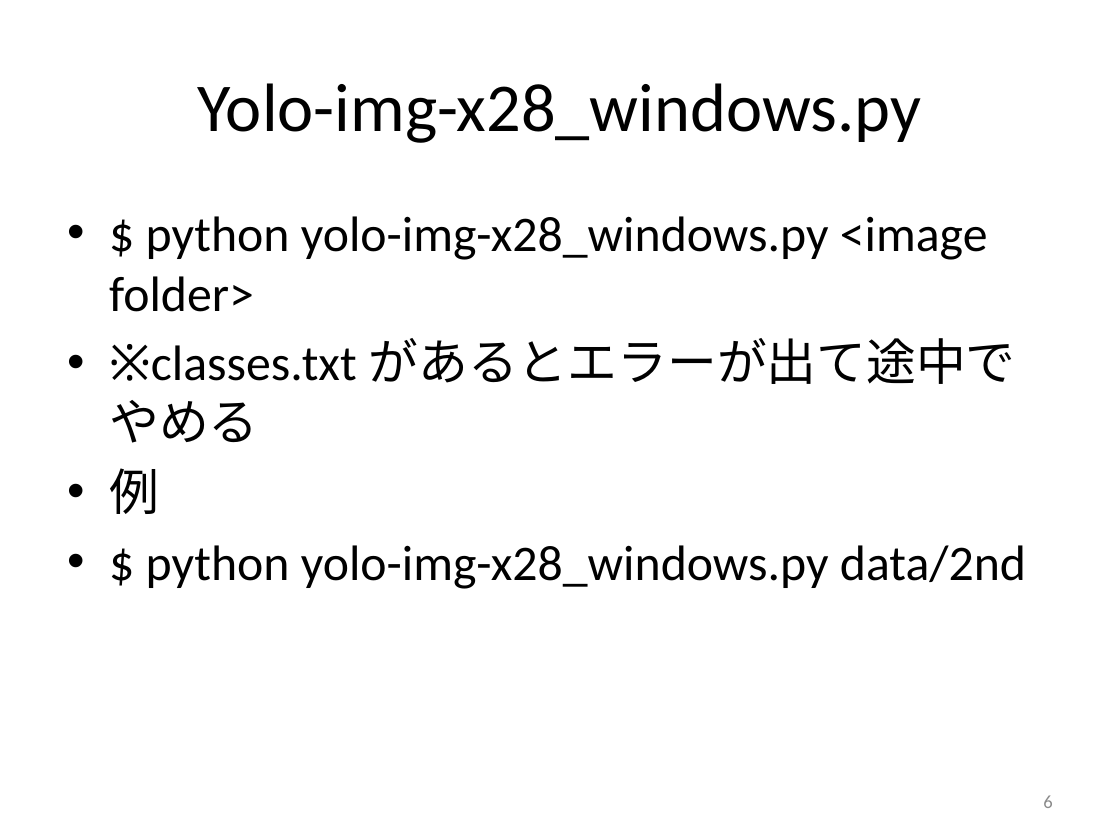
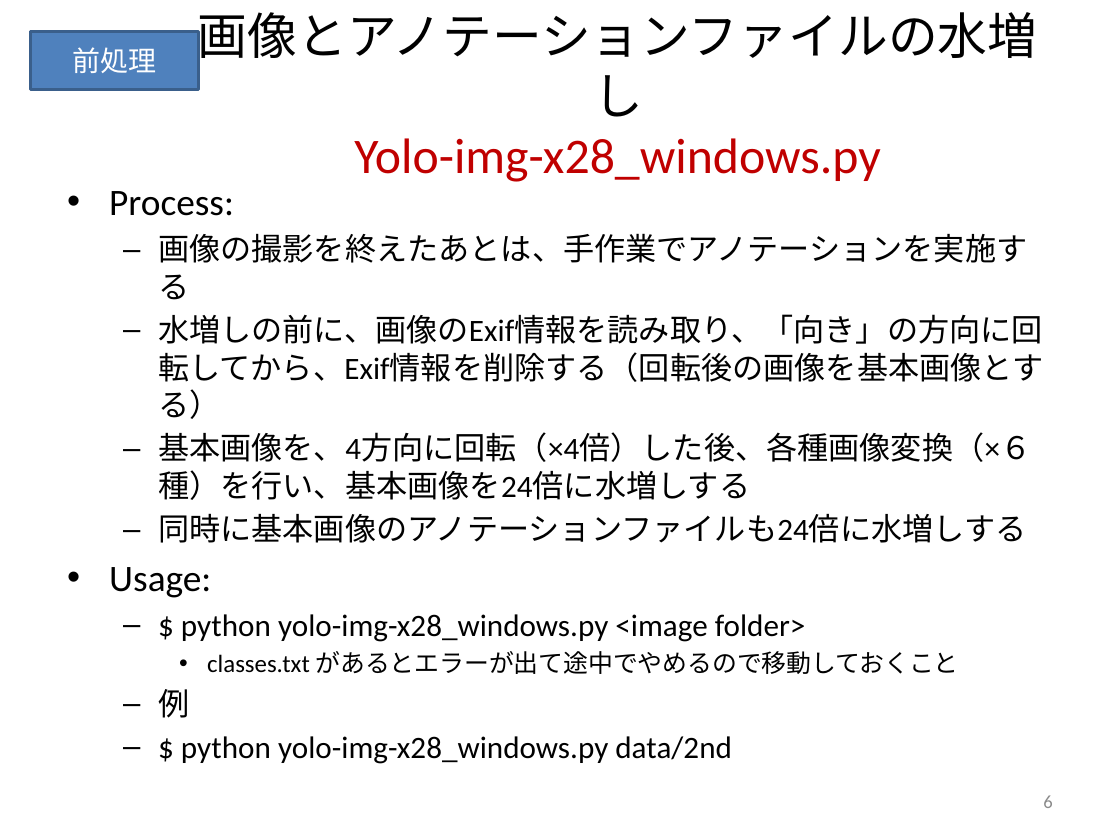
Before and after one commit to keides2/android-yolo-v2, a slide deck: slide 6 of docs/[PPTX] ごみ分別人工知能スマホアプリ作成手順.pptx. Drawn at 1120x840 pixels with LibreOffice and Linux fonts; fonts in the diff are those of the drawing. Boxes give left, top, right and bottom in pixels: in the first picture for what was removed or moved away, otherwise in the second. Text is boxed around its words. In the diff, an @@ line names an element or a change of style, - is before the commit and + after.

Commit message:
サンプル画像追加変更

```diff
--- a/docs/[PPTX] ごみ分別人工知能スマホアプリ作成手順.pptx
+++ b/docs/[PPTX] ごみ分別人工知能スマホアプリ作成手順.pptx
@@ title at box(198, 12, 1038, 182): text changed; size 44 to 32 pt; text colour #000000 to #C00000 @@
-Yolo-img-x28_windows.py
+画像とアノテーションファイルの水増し
+Yolo-img-x28_windows.py
@@ rectangle added at box(31, 32, 199, 90), fill #4F81BD, outline #3A5F8C 2 pt, 18 pt, text #FFFFFF @@
+前処理
@@ text "Process:": place and size @@
-text "Process:" at box(109, 216, 1026, 589)
+text "Process:" at box(109, 191, 1043, 764)
@@ text at box(109, 191, 1043, 598): paragraphs added @@
+• Process:
+  – 画像の撮影を終えたあとは、手作業でアノテーションを実施する
+  – 水増しの前に、画像のExif情報を読み取り、「向き」の方向に回転してから、Exif情報を削除する（回転後の画像を基本画像とする）
+  – 基本画像を、4方向に回転（×4倍）した後、各種画像変換（×６種）を行い、基本画像を24倍に水増しする
+  – 同時に基本画像のアノテーションファイルも24倍に水増しする
+• Usage:
@@ text at box(158, 614, 806, 764): size 32 to 20 pt in "$ python yolo-img-x28_windows.py <image folder>", "例", "$ python yolo-img-x28_windows.py data/2nd"; bullet • to –; list level 1 to 2 in "$ python yolo-img-x28_windows.py <image folder>"; list level 1 to 2 in "例"; list level 1 to 2 in "$ python yolo-img-x28_windows.py data/2nd" @@
@@ text at box(207, 651, 959, 674): text changed; size 32 to 16 pt @@
-• ※classes.txt があるとエラーが出て途中でやめる
+    • classes.txt があるとエラーが出て途中でやめるので移動しておくこと
```
Also in this commit, not shown: 3 other slides changed, 5 other files.
